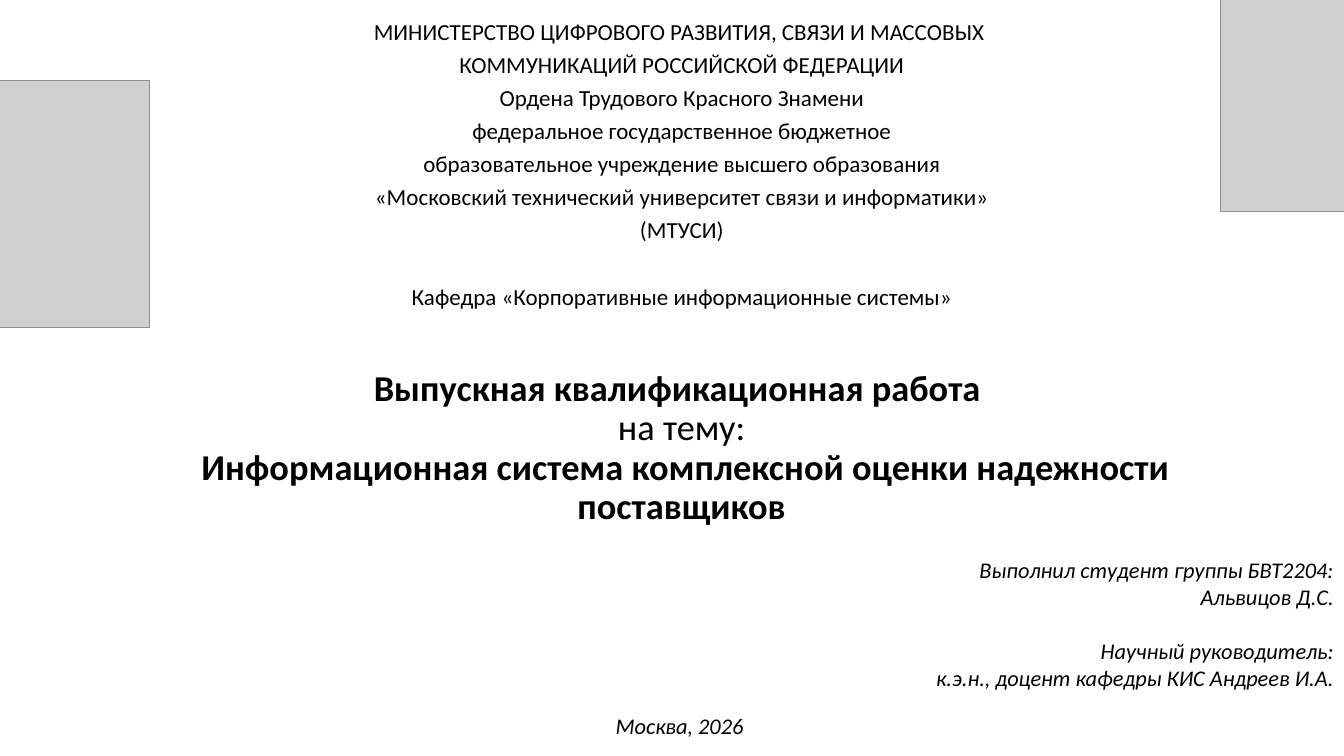
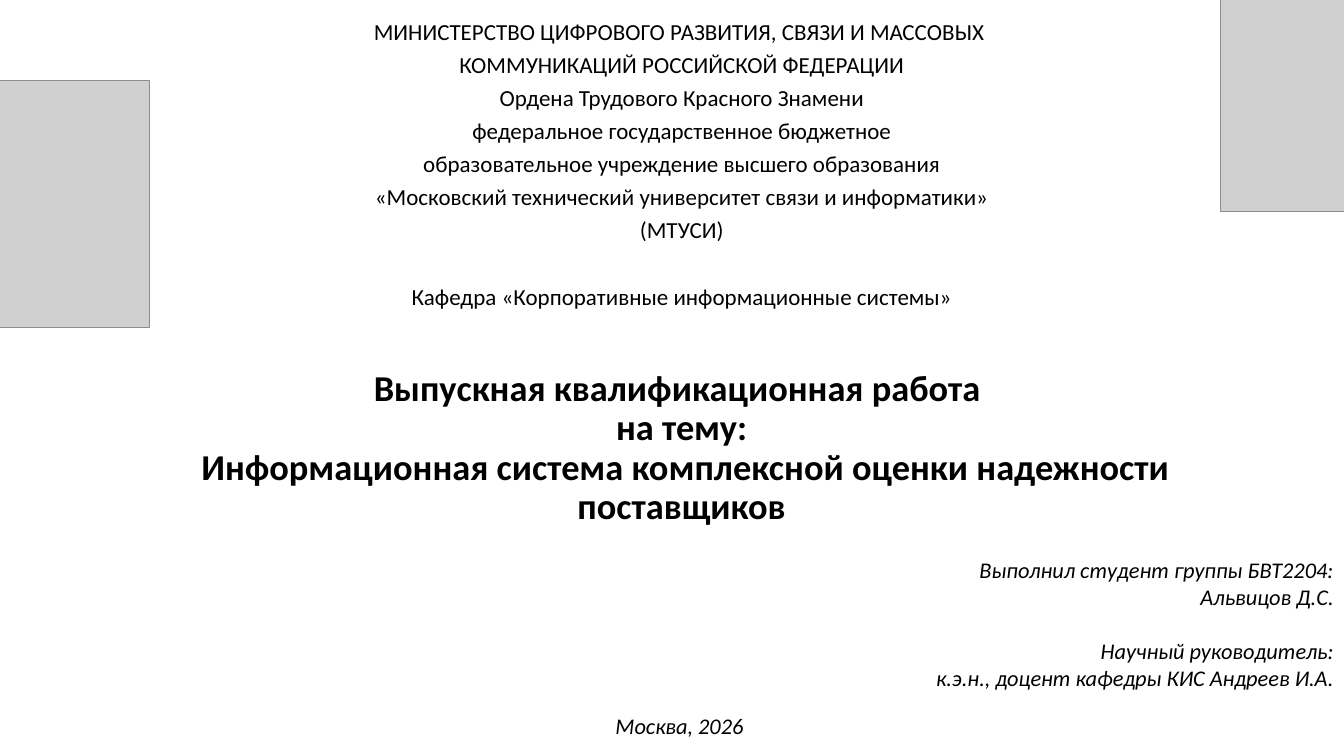
Before and after one commit to lilvolcanointhenighttime/diplom, a slide deck: slide 1 of Презентацияя.pptx. Drawn at 1344x756 pixels with LibreOffice and Linux fonts; fonts in the diff are those of the drawing; grey boxes stand for pictures. Boxes give left, top, right and bottom in pixels: in the first picture for what was removed or moved away, otherwise in the second. Text is boxed around its words. In the diff, an @@ line names an element or a change of style, - is before the commit and + after.

```diff
--- a/Презентацияя.pptx
+++ b/Презентацияя.pptx
@@ title "Выпускная квалификационная работа на тему: ..." at box(201, 376, 1168, 525): bold on in "на тему:" @@
```
Also in this commit, not shown: 15 other slides changed, 2 slides added, 2 slides removed, 1 other file.
